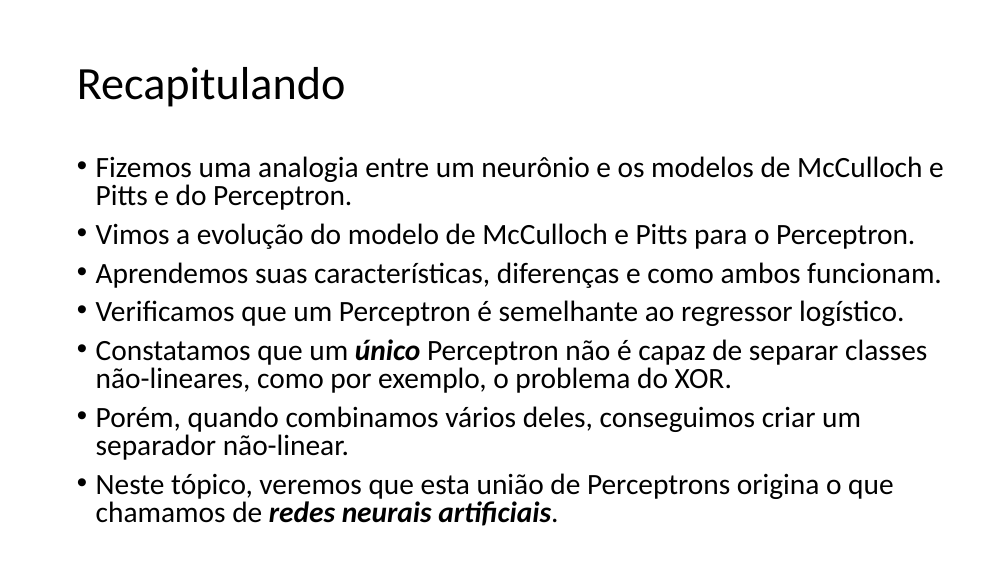
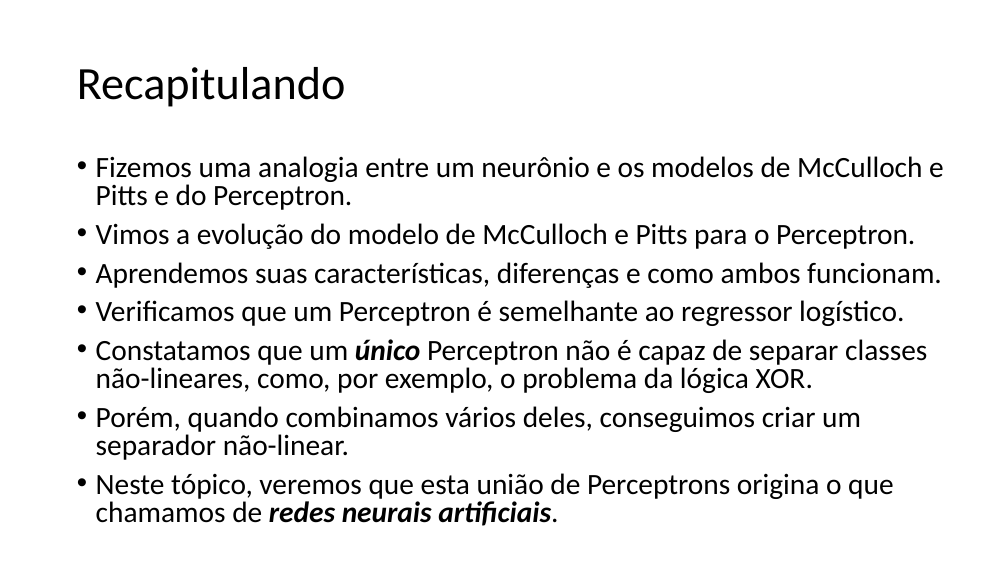
Before and after one commit to zz4fap/t320_aprendizado_de_maquina, a slide deck: slide 2 of slides/T320_Redes_Neurais_Artificiais (Parte II).pptx. Drawn at 1008x567 pixels with LibreOffice and Linux fonts; fonts in the diff are those of the drawing. Boxes give left, top, right and bottom in pixels: in the first picture for what was removed or moved away, otherwise in the second. Text is boxed around its words. In the diff, an @@ line names an element or a change of style, - is before the commit and + after.

```diff
--- a/slides/T320_Redes_Neurais_Artificiais (Parte II).pptx
+++ b/slides/T320_Redes_Neurais_Artificiais (Parte II).pptx
@@ text at box(96, 339, 927, 393): text changed @@
-• Constatamos que um único Perceptron não é capaz de separar classes não-lineares, como por exemplo, o problema do XOR.
+• Constatamos que um único Perceptron não é capaz de separar classes não-lineares, como, por exemplo, o problema da lógica XOR.
```
Also in this commit, not shown: 4 other files.
